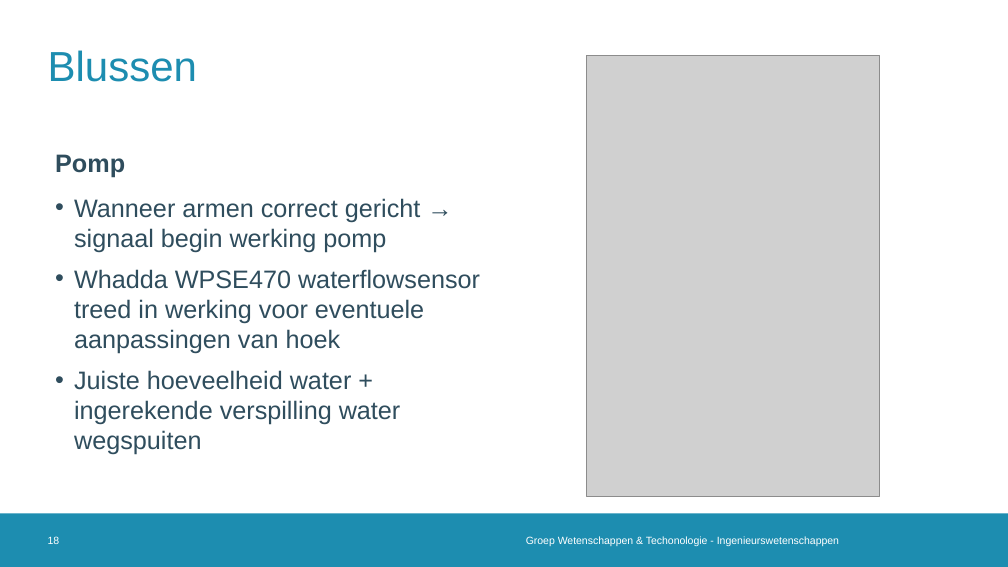
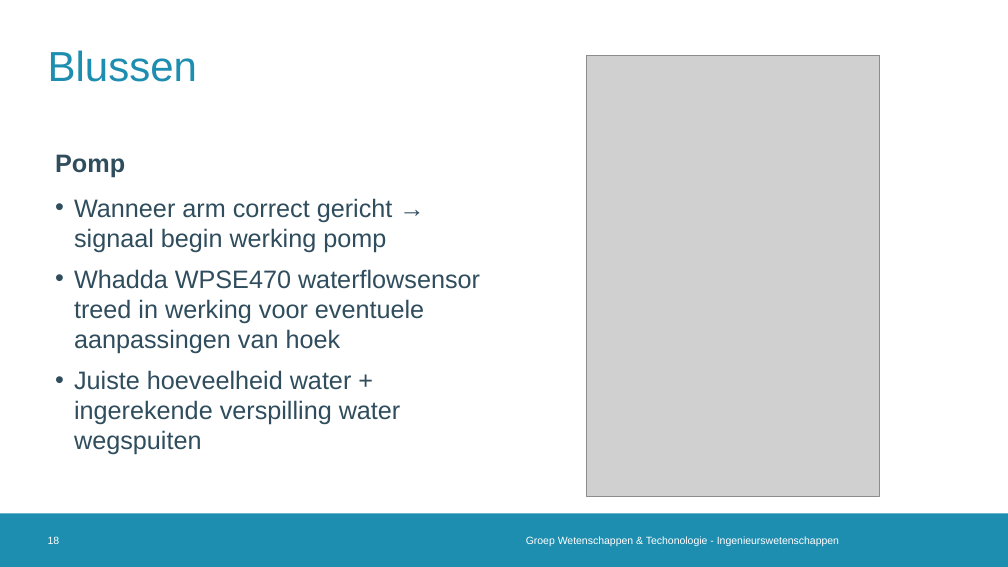
Before and after one commit to 2023-2022-KULAK-IW/2022_2023_Probleemoplossen_en_Ontwerpen_2, a slide deck: slide 18 of Tussentijdse Presentatie .pptx. Drawn at 1008x567 pixels with LibreOffice and Linux fonts; fonts in the diff are those of the drawing; grey boxes stand for pictures; background and template pictures are left out. Boxes give left, top, right and bottom in pixels: in the first picture for what was removed or moved away, otherwise in the second. Text is boxed around its words. In the diff, an @@ line names an element or a change of style, - is before the commit and + after.

```diff
--- a/Tussentijdse Presentatie .pptx
+++ b/Tussentijdse Presentatie .pptx
@@ text at (x1=74, y1=198, x2=393, y2=253): text changed @@
-• Wanneer armen correct gericht → signaal begin werking pomp
+• Wanneer arm correct gericht → signaal begin werking pomp
```
Also in this commit, not shown: 2 other slides changed, 1 other file.
